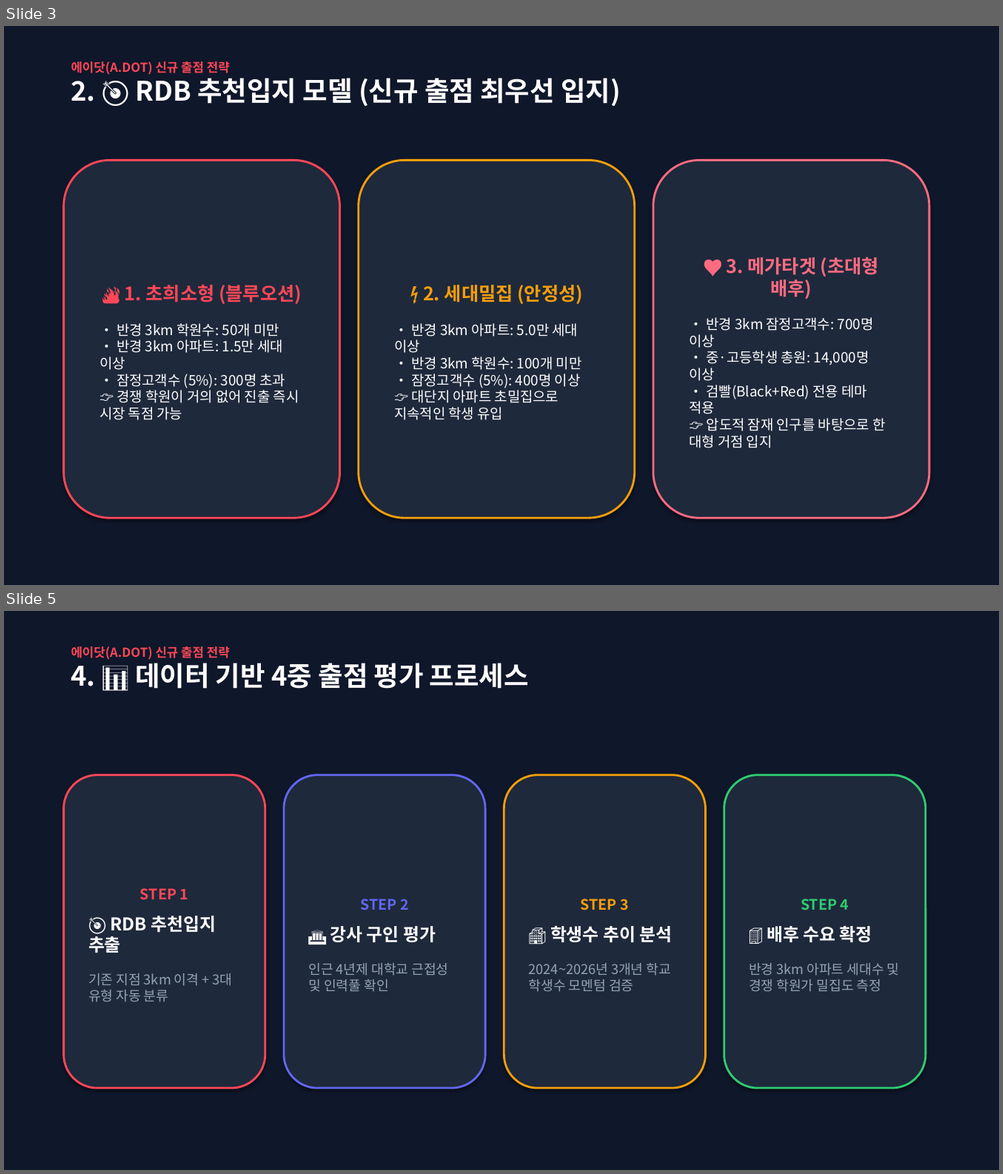
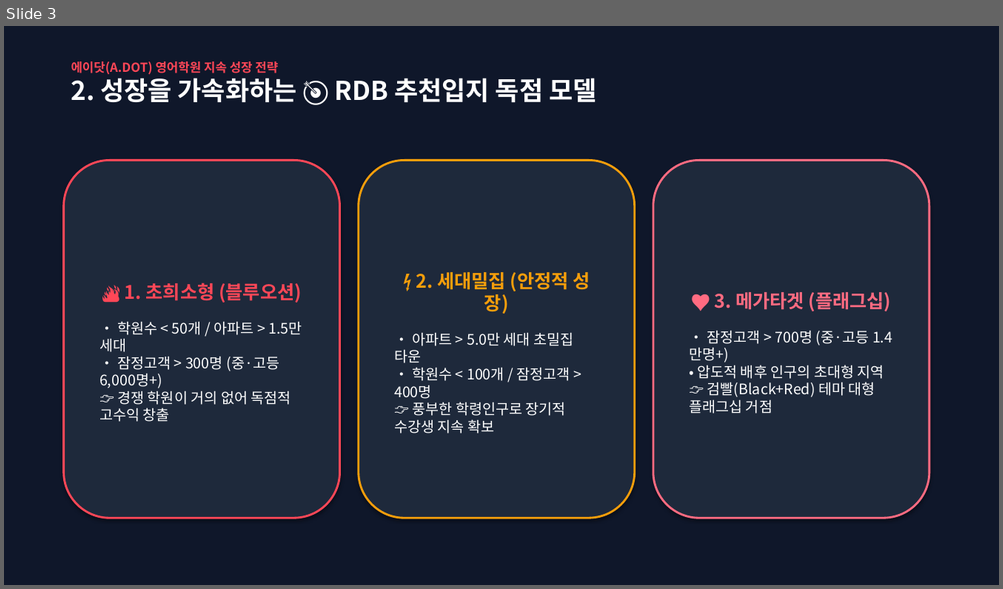
Before and after one commit to adotoperation/adotinformationmap, a slide deck: adot_expansion_presentation.pptx. Shown one above the other, each under a label of ours: slides 3 and 5 before the commit, slide 3 after it; the slides between them are not shown. The pictures are 1003x1174 and 1003x589 pixels, drawn with LibreOffice and Linux fonts; fonts in the diff are those of the drawing. Boxes give left, top, right and bottom in pixels: in the first picture for what was removed or moved away, otherwise in the second. Text is boxed around its words. In the diff, an @@ line names an element or a change of style, - is before the commit and + after.

```diff
--- a/adot_expansion_presentation.pptx
+++ b/adot_expansion_presentation.pptx
@@ slide 5 removed at [4, 611, 999, 1170], background #FFFFFF @@
@@ rectangle removed at [4, 611, 999, 1170] @@
@@ text removed at [71, 647, 529, 689] @@
-에이닷(A.DOT) 신규 출점 전략
-4. 📊 데이터 기반 4중 출점 평가 프로세스
@@ rounded rectangle removed at [64, 775, 265, 1088] @@
-STEP 1
-🎯 RDB 추천입지 추출
-기존 지점 3km 이격 + 3대 유형 자동 분류
@@ rounded rectangle removed at [284, 775, 485, 1088] @@
-STEP 2
-🏛️ 강사 구인 평가
-인근 4년제 대학교 근접성 및 인력풀 확인
@@ rounded rectangle removed at [504, 775, 706, 1088] @@
-STEP 3
-🏫 학생수 추이 분석
-2024~2026년 3개년 학교 학생수 모멘텀 검증
@@ rounded rectangle removed at [724, 775, 925, 1088] @@
-STEP 4
-🏢 배후 수요 확정
-반경 3km 아파트 세대수 및 경쟁 학원가 밀집도 측정
@@ slide 3 changed as well @@
@@ text at [71, 62, 596, 103]: text changed; size 26 to 25 pt @@
-에이닷(A.DOT) 신규 출점 전략
-2. 🎯 RDB 추천입지 모델 (신규 출점 최우선 입지)
+에이닷(A.DOT) 영어학원 지속 성장 전략
+2. 성장을 가속화하는 🎯 RDB 추천입지 독점 모델
@@ text in rounded rectangle at [394, 272, 590, 434]: text changed; size 13.5 to 14 pt @@
-⚡ 2. 세대밀집 (안정성)
-• 반경 3km 아파트: 5.0만 세대 이상
-• 반경 3km 학원수: 100개 미만
-• 잠정고객수 (5%): 400명 이상
-👉 대단지 아파트 초밀집으로 지속적인 학생 유입
+⚡ 2. 세대밀집 (안정적 성장)
+• 아파트 > 5.0만 세대 초밀집 타운
+• 학원수 < 100개 / 잠정고객 > 400명
+👉 풍부한 학령인구로 장기적 수강생 지속 확보
@@ text in rounded rectangle at [688, 292, 892, 414]: text changed; size 13.5 to 14 pt @@
-🖤 3. 메가타겟 (초대형 배후)
-• 반경 3km 잠정고객수: 700명 이상
-• 중·고등학생 총원: 14,000명 이상
-• 검빨(Black+Red) 전용 테마 적용
-👉 압도적 잠재 인구를 바탕으로 한 대형 거점 입지
+🖤 3. 메가타겟 (플래그십)
+• 잠정고객 > 700명 (중·고등 1.4만명+)
+• 압도적 배후 인구의 초대형 지역
+👉 검빨(Black+Red) 테마 대형 플래그십 거점
@@ text in rounded rectangle at [99, 321, 301, 422]: text changed; size 13.5 to 14 pt @@
-• 반경 3km 학원수: 50개 미만
-• 반경 3km 아파트: 1.5만 세대 이상
-• 잠정고객수 (5%): 300명 초과
-👉 경쟁 학원이 거의 없어 진출 즉시 시장 독점 가능
+• 학원수 < 50개 / 아파트 > 1.5만 세대
+• 잠정고객 > 300명 (중·고등 6,000명+)
+👉 경쟁 학원이 거의 없어 독점적 고수익 창출
```
Also in this commit, not shown: 3 other slides changed, 1 slide added, 1 other file.
